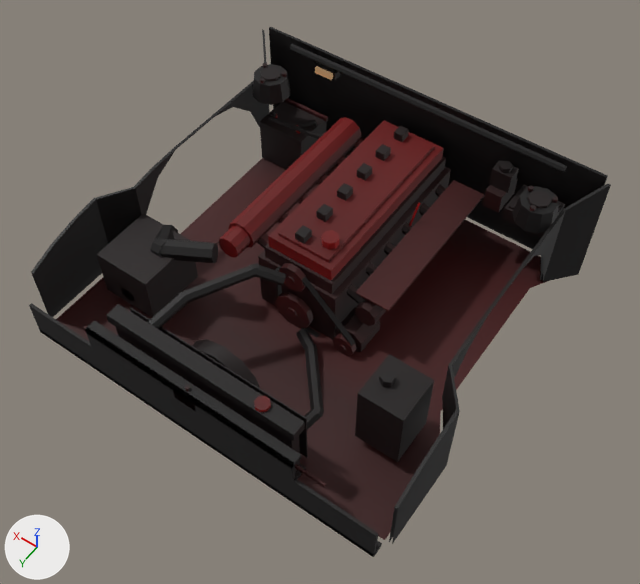
The glTF model assets/cars/p1_coupe/bay.glb: old version first, new version second.
Camera for both pictures: a camera (50 mm lens) standing at (-1.079, 2.882, 2.686) and looking at (-0.061, 1.456, 0.445). Arrows for +X, +Y and +Z are at lower left; the lights stay in place. The picture after the commit comes second. Where no turn or scale is listed for an object, it has been applied to the vertices.

The first picture shows 'bay_airbox', 'bay_battery', 'bay_firewall', 'bay_floor', 'bay_hoses', 'bay_loom', 'bay_rad_support', 'bay_radiator', 'bay_wall_l', 'bay_wall_r', 'bay_washer', 'engine' and 9 more.
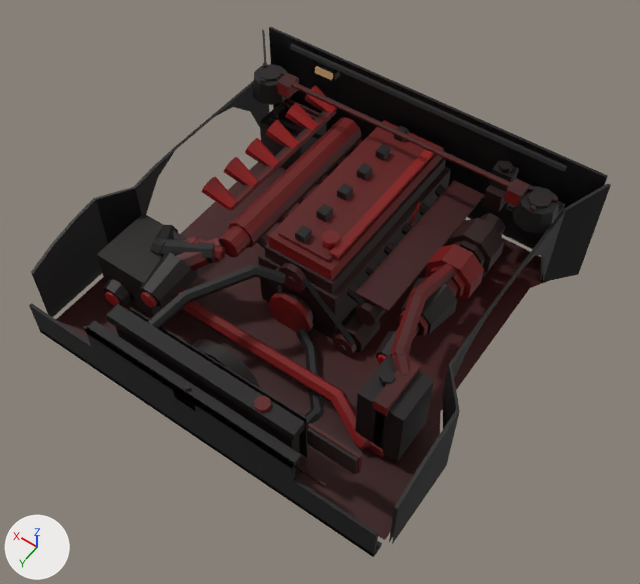
Pixel boxes [x1, y1, x2, y2] of what changed, in the pictures (640 x 584 px):
'bay_mod_tb_turbo', added
    after: [401, 218, 504, 334]
'bay_mod_itb', added (red)
    after: [202, 85, 337, 211]
'bay_mod_ts_pipe_f', added
    after: [183, 301, 371, 450]
'bay_mod_stroker', added
    after: [268, 149, 435, 333]
'bay_mod_na_cone', added
    after: [139, 238, 225, 307]
'bay_mod_strut_bar', added
    after: [277, 73, 530, 207]
'bay_mod_ts_pipe_l', added (brown)
    after: [390, 264, 457, 375]
'bay_mod_oil_cooler', added
    after: [307, 422, 362, 474]
'bay_mod_ts_intercooler', added (brown)
    after: [369, 360, 420, 457]
'bay_mod_tt_turbos', added (mostly hidden)
    after: [376, 213, 505, 365]
'bay_mod_cai', added
    after: [103, 239, 222, 306]
'bay_mod_ts_turbo', added (mostly hidden)
    after: [416, 240, 485, 335]
'bay_mod_ts_pipe_r', added
    after: [172, 237, 225, 310]

Patch to the scene script:
```diff
--- a/assets/cars/p1_coupe/bay.glb.py
+++ b/assets/cars/p1_coupe/bay.glb.py
@@ ob_bay_mod_strut_bar @@
+ob_bay_mod_strut_bar = bpy.data.objects.new('bay_mod_strut_bar', me_bay_mod_strut_bar)  # 32 vertices, 52 faces; spans x -0.47..0.47, y 0.91..0.97, z 0.672..0.722
+ob_bay_mod_strut_bar.location = (0.0, 0.0, 0.0)
@@ ob_bay_mod_oil_cooler @@
+ob_bay_mod_oil_cooler = bpy.data.objects.new('bay_mod_oil_cooler', me_bay_mod_oil_cooler)  # a box spanning x -0.525..-0.355, y 1.915..1.925, z 0.475..0.565, material slot 0; a box spanning x -0.52..-0.36, y 1.905..1.935, z 0.48..0.56, material slot 1
+ob_bay_mod_oil_cooler.location = (0.0, 0.0, 0.0)
@@ ob_bay_mod_cai @@
+ob_bay_mod_cai = bpy.data.objects.new('bay_mod_cai', me_bay_mod_cai)  # 74 vertices, 118 faces; spans x 0.238..0.554, y 1.532..1.842, z 0.347..0.571
+ob_bay_mod_cai.location = (0.0, 0.0, 0.0)
@@ ob_bay_mod_stroker @@
+ob_bay_mod_stroker = bpy.data.objects.new('bay_mod_stroker', me_bay_mod_stroker)  # a 10-sided cylinder along y spanning x -0.085..0.085, y 1.527..1.545, z 0.284..0.446, material slot 0; a box spanning x -0.115..-0.085, y 0.86..1.44, z 0.631..0.643, material slot 1
+ob_bay_mod_stroker.location = (0.0, 0.0, 0.0)
@@ ob_bay_mod_itb @@
+ob_bay_mod_itb = bpy.data.objects.new('bay_mod_itb', me_bay_mod_itb)  # 104 vertices, 180 faces; spans x 0.293..0.412, y 0.839..1.461, z 0.583..0.669
+ob_bay_mod_itb.location = (0.0, 0.0, 0.0)
@@ ob_bay_mod_na_cone @@
+ob_bay_mod_na_cone = bpy.data.objects.new('bay_mod_na_cone', me_bay_mod_na_cone)  # 48 vertices, 84 faces; spans x 0.226..0.385, y 1.536..1.83, z 0.459..0.577
+ob_bay_mod_na_cone.location = (0.0, 0.0, 0.0)
@@ ob_bay_mod_ts_pipe_r @@
+ob_bay_mod_ts_pipe_r = bpy.data.objects.new('bay_mod_ts_pipe_r', me_bay_mod_ts_pipe_r)  # 70 vertices, 100 faces; spans x 0.229..0.444, y 1.551..1.729, z 0.342..0.575
+ob_bay_mod_ts_pipe_r.location = (0.0, 0.0, 0.0)
@@ ob_bay_mod_ts_pipe_f @@
+ob_bay_mod_ts_pipe_f = bpy.data.objects.new('bay_mod_ts_pipe_f', me_bay_mod_ts_pipe_f)  # 70 vertices, 100 faces; spans x -0.505..0.3, y 1.675..1.796, z 0.314..0.383
+ob_bay_mod_ts_pipe_f.location = (0.0, 0.0, 0.0)
@@ ob_bay_mod_ts_pipe_l @@
+ob_bay_mod_ts_pipe_l = bpy.data.objects.new('bay_mod_ts_pipe_l', me_bay_mod_ts_pipe_l)  # 70 vertices, 100 faces; spans x -0.508..-0.36, y 1.235..1.668, z 0.556..0.642
+ob_bay_mod_ts_pipe_l.location = (0.0, 0.0, 0.0)
@@ ob_bay_mod_ts_intercooler @@
+ob_bay_mod_ts_intercooler = bpy.data.objects.new('bay_mod_ts_intercooler', me_bay_mod_ts_intercooler)  # a box spanning x -0.512..-0.468, y 1.605..1.775, z 0.32..0.36, material slot 0; a box spanning x -0.512..-0.468, y 1.605..1.775, z 0.56..0.6, material slot 0; a box spanning x -0.505..-0.475, y 1.61..1.77, z 0.36..0.56, material slot 1
+ob_bay_mod_ts_intercooler.location = (0.0, 0.0, 0.0)
@@ ob_bay_mod_tt_turbos @@
+ob_bay_mod_tt_turbos = bpy.data.objects.new('bay_mod_tt_turbos', me_bay_mod_tt_turbos)  # 172 vertices, 300 faces; spans x -0.444..-0.356, y 0.938..1.62, z 0.37..0.584
+ob_bay_mod_tt_turbos.location = (0.0, 0.0, 0.0)
@@ ob_bay_mod_tb_turbo @@
+ob_bay_mod_tb_turbo = bpy.data.objects.new('bay_mod_tb_turbo', me_bay_mod_tb_turbo)  # an 8-sided cylinder along y spanning x -0.478..-0.322, y 1.17..1.25, z 0.462..0.618, material slot 0; an 8-sided cylinder along y spanning x -0.444..-0.356, y 1.25..1.32, z 0.496..0.584, material slot 0; an 8-sided cylinder along y spanning x -0.474..-0.326, y 1.03..1.12, z 0.466..0.614, material slot 1; a 7-sided cylinder along z spanning x -0.44..-0.364, y 0.991..1.069, z 0.37..0.54, material slot 1; an 8-sided cylinder along y spanning x -0.433..-0.367, y 1.44..1.45, z 0.507..0.573, material slot 2; an 8-sided cut cone along y (radius 0.076 at the low end, 0.056 at the high end) spanning x -0.47..-0.33, y 1.32..1.44, z 0.47..0.61, material slot 3; an 8-sided cylinder along y spanning x -0.441..-0.359, y 1.12..1.17, z 0.499..0.581, material slot 4
+ob_bay_mod_tb_turbo.location = (0.0, 0.0, 0.0)
@@ ob_bay_mod_ts_turbo @@
+ob_bay_mod_ts_turbo = bpy.data.objects.new('bay_mod_ts_turbo', me_bay_mod_ts_turbo)  # an 8-sided cylinder along y spanning x -0.456..-0.344, y 1.19..1.27, z 0.484..0.596, material slot 0; an 8-sided cylinder along y spanning x -0.432..-0.368, y 1.27..1.34, z 0.508..0.572, material slot 0; an 8-sided cylinder along y spanning x -0.454..-0.346, y 1.05..1.14, z 0.486..0.594, material slot 1; a 7-sided cylinder along z spanning x -0.429..-0.374, y 1.022..1.078, z 0.37..0.54, material slot 1; an 8-sided cylinder along y spanning x -0.424..-0.376, y 1.46..1.47, z 0.516..0.564, material slot 2; an 8-sided cut cone along y (radius 0.055 at the low end, 0.041 at the high end) spanning x -0.451..-0.349, y 1.34..1.46, z 0.489..0.591, material slot 3; an 8-sided cylinder along y spanning x -0.429..-0.371, y 1.14..1.19, z 0.511..0.569, material slot 4
+ob_bay_mod_ts_turbo.location = (0.0, 0.0, 0.0)
```
